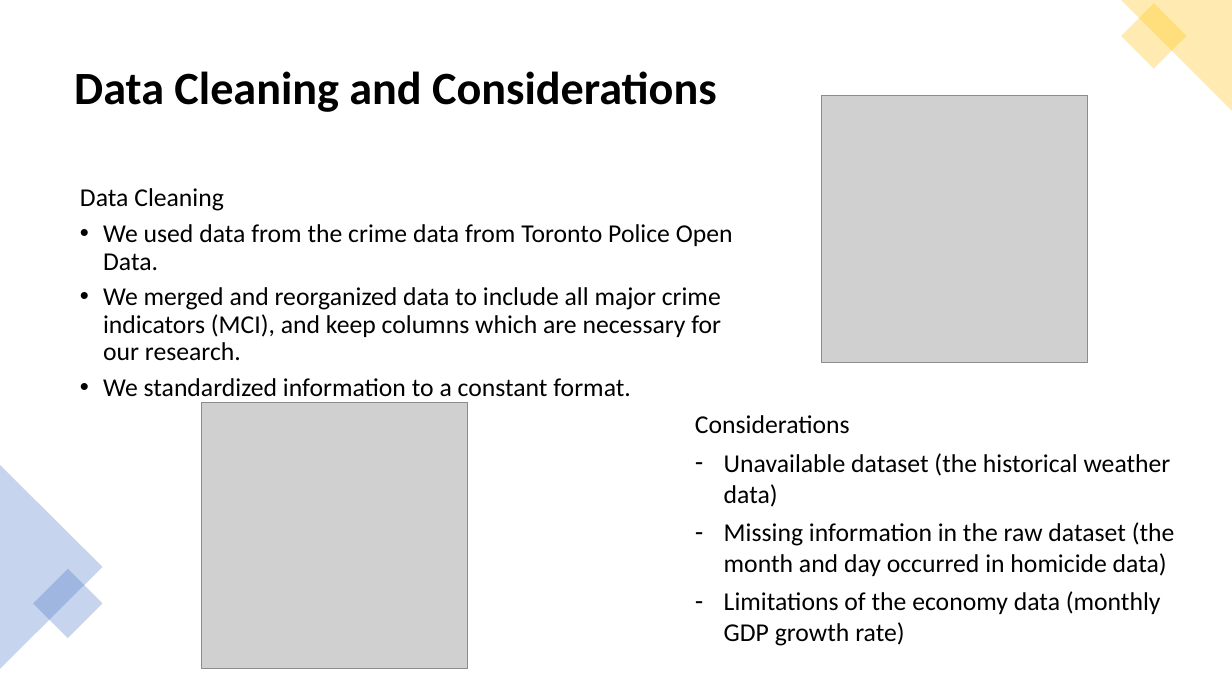
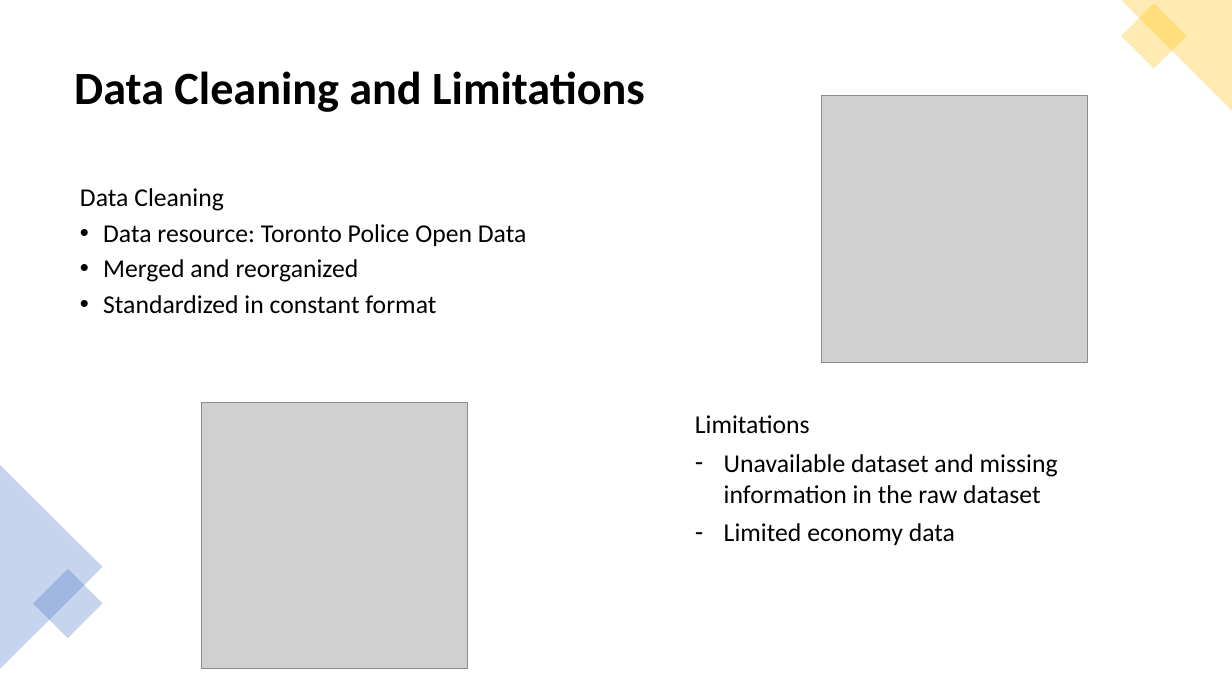
Before and after one commit to neha-nayeem/Project-01, a slide deck: slide 5 of Presentation - Project 01.pptx. Drawn at 1232x693 pixels with LibreOffice and Linux fonts; fonts in the diff are those of the drawing; grey boxes stand for pictures. Boxes give left, top, right and bottom in pixels: in the first picture for what was removed or moved away, otherwise in the second. Text is boxed around its words. In the diff, an @@ line names an element or a change of style, - is before the commit and + after.

Commit message:
Update slides

```diff
--- a/Presentation - Project 01.pptx
+++ b/Presentation - Project 01.pptx
@@ title at bbox=[74, 71, 645, 112]: text changed @@
-Data Cleaning and Considerations
+Data Cleaning and Limitations
@@ text at bbox=[103, 224, 527, 314]: text changed @@
-• We used data from the crime data from Toronto Police Open Data.
-• We merged and reorganized data to include all major crime indicators (MCI), and keep columns which are necessary for our research.
-• We standardized information to a constant format.
+• Data resource: Toronto Police Open Data
+• Merged and reorganized
+• Standardized in constant format
@@ text at bbox=[695, 415, 1058, 545]: text changed @@
-Considerations
-– Unavailable dataset (the historical weather data)
-– Missing information in the raw dataset (the month and day occurred in homicide data)
-– Limitations of the economy data (monthly GDP growth rate)
+Limitations
+– Unavailable dataset and missing information in the raw dataset
+– Limited economy data
```
